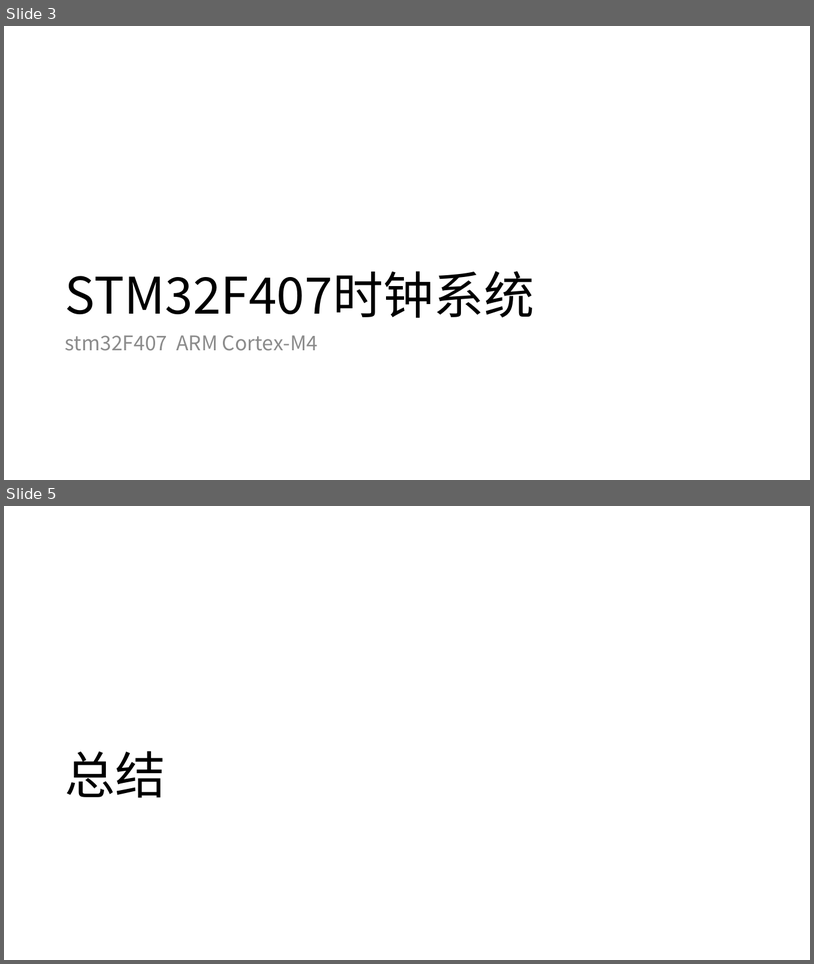
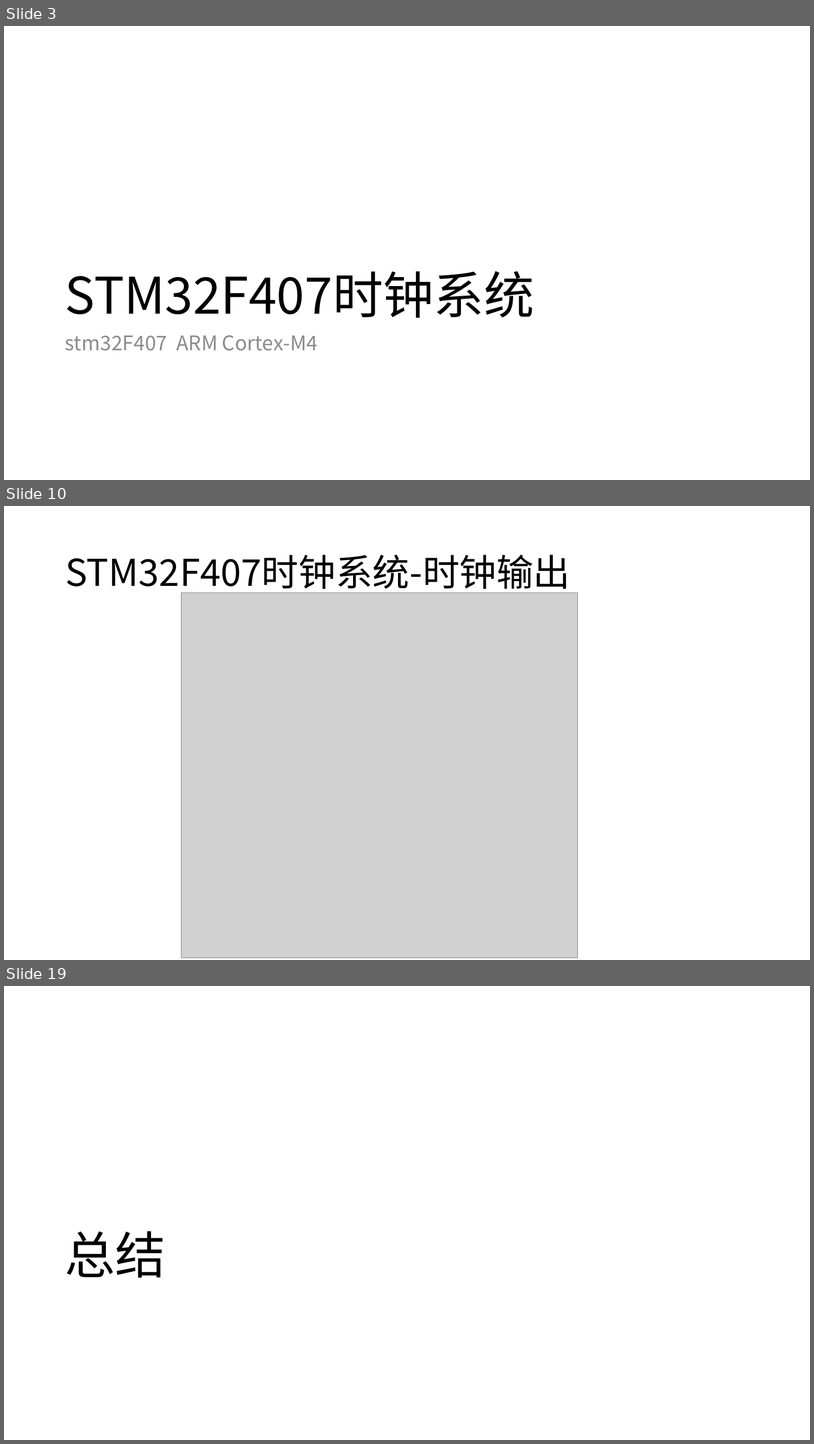
Before and after one commit to work-2015/work, a slide deck: TMOOC/智能硬件/001-智能血压计/V1.0/06-STM32F407 时钟系统/PPT/06-STM32F407 时钟系统.pptx. Shown one above the other, each under a label of ours: slides 3 and 5 before the commit, slides 3, 10 and 19 after it; the slides between them are not shown. The pictures are 814x964 and 814x1444 pixels, drawn with LibreOffice and Linux fonts; fonts in the diff are those of the drawing; grey boxes stand for pictures. Boxes give left, top, right and bottom in pixels: in the first picture for what was removed or moved away, otherwise in the second. Text is boxed around its words. In the diff, an @@ line names an element or a change of style, - is before the commit and + after.

```diff
--- a/TMOOC/智能硬件/001-智能血压计/V1.0/06-STM32F407 时钟系统/PPT/06-STM32F407 时钟系统.pptx
+++ b/TMOOC/智能硬件/001-智能血压计/V1.0/06-STM32F407 时钟系统/PPT/06-STM32F407 时钟系统.pptx
@@ slide 10 added at [4,506,810,960], background #FFFFFF @@
@@ title added at [65,555,570,595], 44 pt, text #000000 @@
+STM32F407时钟系统-时钟输出
@@ picture added at [181,593,578,958] @@
@@ what was slide 5 is now slide 19 @@
```
Also in this commit, not shown: 13 other slides added, 1 other file.
